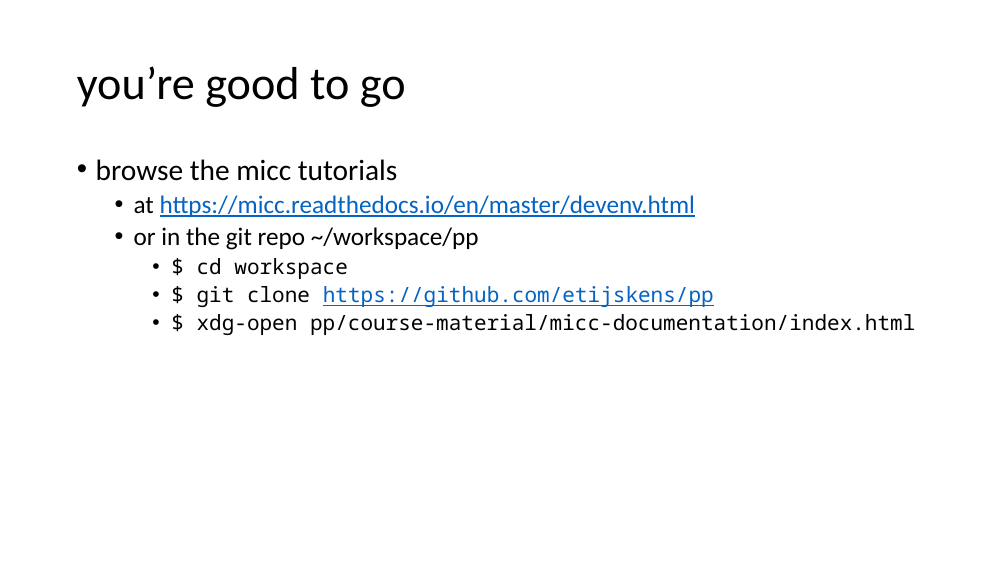
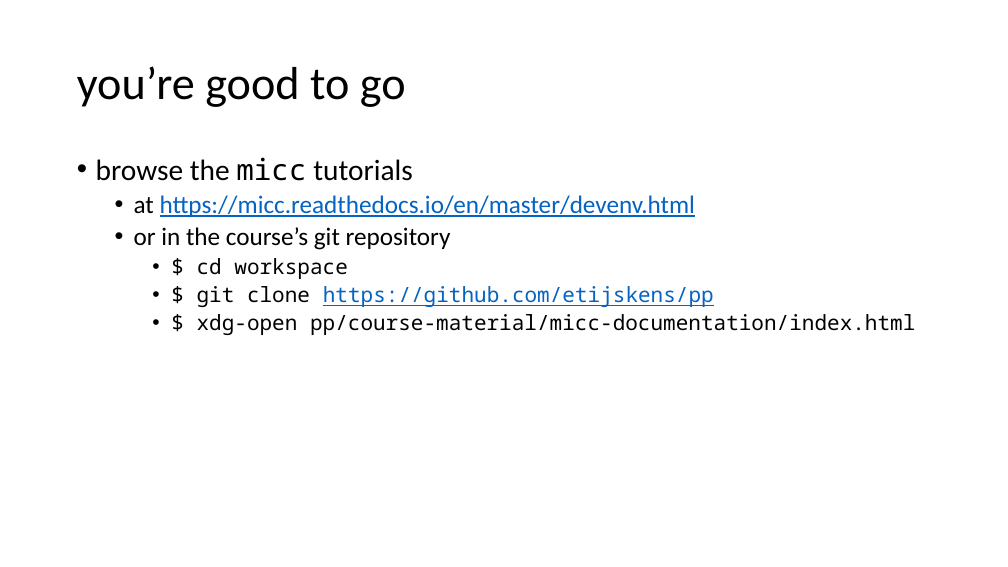
Before and after one commit to etijskens/pp, a slide deck: slide 6 of course-material/personal-setup.pptx. Drawn at 1008x567 pixels with LibreOffice and Linux fonts; fonts in the diff are those of the drawing. Boxes give left, top, right and bottom in pixels: in the first picture for what was removed or moved away, otherwise in the second. Text is boxed around its words. In the diff, an @@ line names an element or a change of style, - is before the commit and + after.

Commit message:
cli_pp.py test
make html  doc for et-micc
copy html doc,
verify that pptx is older than corresponding pdf

```diff
--- a/course-material/personal-setup.pptx
+++ b/course-material/personal-setup.pptx
@@ text at (96,157,413,181): font Calibri to Noto Sans Mono in "micc" @@
@@ text at (134,227,451,250): text changed @@
-  • or in the git repo ~/workspace/pp
+  • or in the course’s git repository
```
Also in this commit, not shown: 2 other files.
